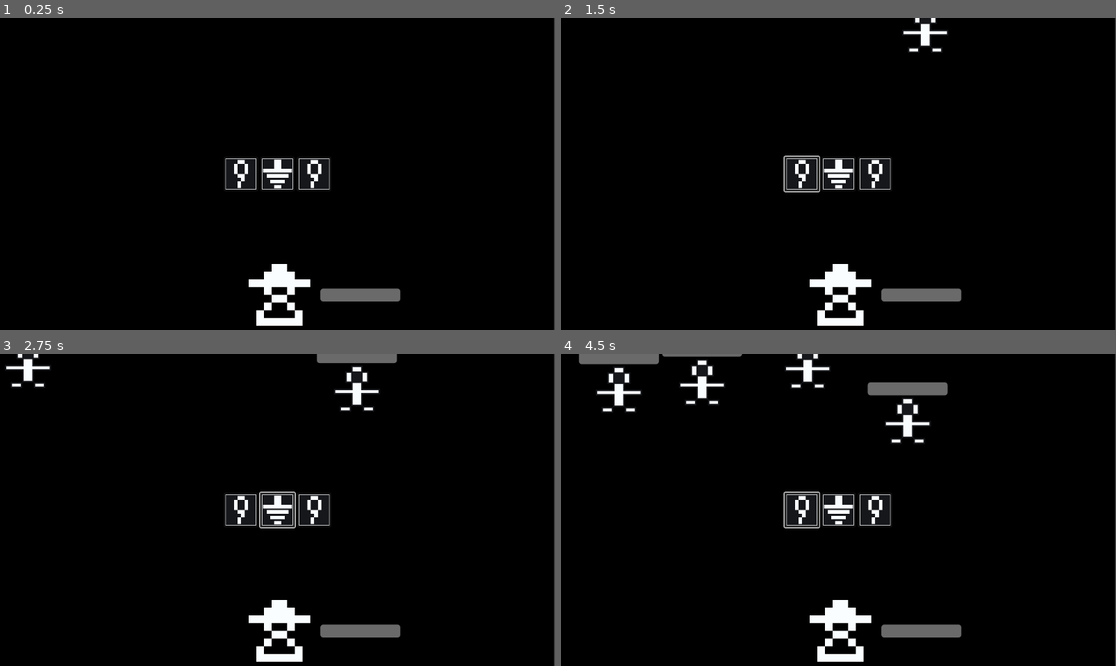
Above: before the commit, frames 1-4 (two rows, left to right).
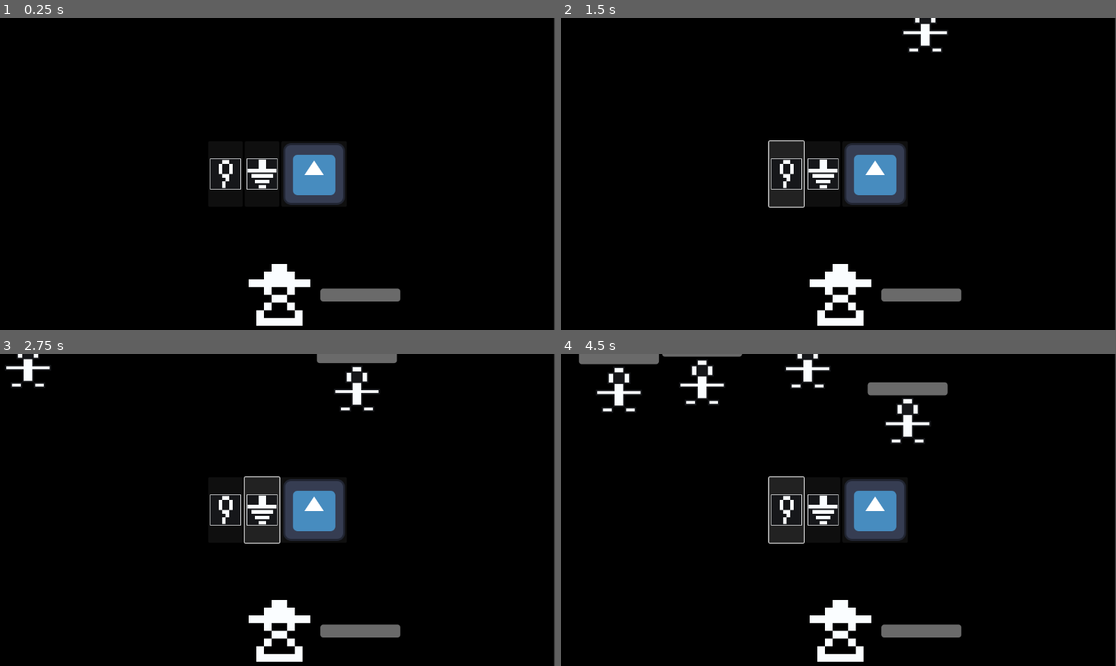
Above: after the commit, the same moments.

Repository: ThomasApplewhite/FIREBALL-Prototype
Game: Godot game, scene res://Source/Utils/dev_scene.tscn
Same seed, same stepped clock (60 frames per second), same inputs: the game is played once before the commit and once after it. The engine's default icon, where the game draws it, is replaced by a stand-in: a white triangle on a blue panel in a dark square.
Inputs (mouse positions are in pixels of both pictures, inside the frame that each line leads up to):
- Up to frame 1 (0.25 s): no input
- Up to frame 2 (1.5 s): click (799, 174) at 0.52 s; click (788, 174) at 1.27 s
- Up to frame 3 (2.75 s): click (277, 510) at 2.02 s
- Up to frame 4 (4.5 s): click (821, 510) at 2.77 s; click (877, 510) at 3.52 s; click (799, 510) at 4.27 s

The runs differ from the first frame. In frame 1, 2.9% of the frame differs, in the area x 37-63%, y 40-60%; in frame 2, 3.7%, in the area x 37-63%, y 39-61%; in frame 3, 3.6%; in frame 4, 3.7%.

Commit message:
FIREBALL Behavior and DamageDealer refactoring

Diff:
--- /dev/null
+++ b/Assets/Spells/SpellData/fireball_spell_data.tres
@@ -0,0 +1,11 @@
+[gd_resource type="Resource" script_class="SpellData" load_steps=4 format=3 uid="uid://c2jqoxy3lnyv7"]
+
+[ext_resource type="Script" path="res://Source/Utils/spell_data.gd" id="1_ajc67"]
+[ext_resource type="PackedScene" uid="uid://bhg4by5ck0naw" path="res://Source/Spells/fireball_spell.tscn" id="1_gae0w"]
+[ext_resource type="Texture2D" uid="uid://bi23ey7rnwkoi" path="res://icon.svg" id="3_ppyse"]
+
+[resource]
+script = ExtResource("1_ajc67")
+spell_name = "FIREBALL"
+spell_icon = ExtResource("3_ppyse")
+packed_spell = ExtResource("1_gae0w")
--- a/Source/Functionality/damage_dealer.gd
+++ b/Source/Functionality/damage_dealer.gd
@@ -5,11 +5,30 @@
 
 var health_node_path = ^"HealthCounter"
 
-func damage_node(node_to_damage : Node2D):
+# damage < 0 = instant kill
+func damage_node_by_amount(node_to_damage : Node2D, damage : float):
+	if !node_to_damage.has_method("get_node"):
+		push_warning("Tried to damage something that isn't a Node")
+		return
+
 	var health = node_to_damage.get_node(health_node_path)
 
 	if health:
+		if damage < 0:
+			damage = health.max_health * 10
+
 		health.decrease_health(damage)
+	else:
+		push_warning("Tried to damage %s, but it has no HealthCounter" % node_to_damage.to_string())
+
+func damage_node(node_to_damage : Node2D):
+	damage_node_by_amount(node_to_damage, damage)
+
+func instant_kill_node(node_to_kill):
+	damage_node_by_amount(node_to_kill, -1)
 
 func _on_damage_triggered(node_to_damage : Node2D):
 	damage_node(node_to_damage)
+
+func _on_instant_kill_triggered(node_to_kill : Node2D):
+	instant_kill_node(node_to_kill)
--- a/Source/SpellProvider/spell_provider.tscn
+++ b/Source/SpellProvider/spell_provider.tscn
@@ -1,12 +1,13 @@
-[gd_scene load_steps=4 format=3 uid="uid://xo43g1fmqpao"]
+[gd_scene load_steps=5 format=3 uid="uid://xo43g1fmqpao"]
 
 [ext_resource type="Script" path="res://Source/SpellProvider/spell_provider.gd" id="1_ryj2y"]
 [ext_resource type="Resource" uid="uid://dedrdyxv5pma6" path="res://Assets/Spells/SpellData/stub_spell_data.tres" id="2_klqqq"]
 [ext_resource type="Resource" uid="uid://c1v47eymax6vh" path="res://Assets/Spells/SpellData/magic_top_spell_data.tres" id="3_p80l2"]
+[ext_resource type="Resource" uid="uid://c2jqoxy3lnyv7" path="res://Assets/Spells/SpellData/fireball_spell_data.tres" id="4_4gxc8"]
 
 [node name="SpellProvider" type="Node"]
 script = ExtResource("1_ryj2y")
-spell_datas = Array[Resource("res://Source/Utils/spell_data.gd")]([ExtResource("2_klqqq"), ExtResource("3_p80l2"), ExtResource("2_klqqq")])
+spell_datas = Array[Resource("res://Source/Utils/spell_data.gd")]([ExtResource("2_klqqq"), ExtResource("3_p80l2"), ExtResource("4_4gxc8")])
 
 [node name="GridContainer" type="GridContainer" parent="."]
 anchors_preset = 8
--- /dev/null
+++ b/Source/Spells/fireball_spell.gd
@@ -0,0 +1,57 @@
+extends Node2D
+
+@export
+var explosion_position_offset : Vector2
+@export_flags_2d_physics
+var fireball_collision_mask
+
+@onready
+var spell_mover = $LinearSpellMover
+@onready
+var damage_dealer = $DamageDealer
+
+var screen_center : Vector2
+var screen_size : Vector2
+var explosion_position : Vector2
+
+# Called when the node enters the scene tree for the first time.
+func _ready():
+	var viewport_rect = get_viewport().get_visible_rect()
+	screen_size = viewport_rect.size
+	screen_center = viewport_rect.position + (screen_size / 2)
+	explosion_position = screen_center + explosion_position_offset
+
+# Called every frame. 'delta' is the elapsed time since the previous frame.
+func _process(delta):
+	var dir_to_center = get_dir_to_explosion_position()
+
+	# checking vector dots is slightly more expensive than checking position,
+	# but it will work even if the spell overshoots the exact position because
+	# of subpixel movement or whatever else.
+	if global_transform.x.dot(dir_to_center) <= 0:
+		kill_all_enemies()
+
+func get_dir_to_explosion_position() -> Vector2:
+	return (explosion_position - global_position).normalized()
+
+func launch():
+	# rotate towards screen center
+	var dir_to_center = get_dir_to_explosion_position()
+	global_transform.x = dir_to_center
+	global_transform.y = dir_to_center.orthogonal()
+
+	spell_mover.launch()
+
+func kill_all_enemies():
+	var space_state = get_world_2d().direct_space_state
+	var query = PhysicsShapeQueryParameters2D.new()
+	query.shape = RectangleShape2D.new()
+	query.shape.set_size(screen_size)
+	query.collision_mask = fireball_collision_mask
+	query.transform = Transform2D(0.0, screen_center)
+
+	for result in space_state.intersect_shape(query):
+		if result.collider:
+			damage_dealer.instant_kill_node(result.collider)
+
+	queue_free()
--- /dev/null
+++ b/Source/Spells/fireball_spell.tscn
@@ -0,0 +1,19 @@
+[gd_scene load_steps=5 format=3 uid="uid://bhg4by5ck0naw"]
+
+[ext_resource type="PackedScene" uid="uid://b4utuabq3jous" path="res://Source/Functionality/damage_dealer.tscn" id="1_32h0n"]
+[ext_resource type="Script" path="res://Source/Spells/fireball_spell.gd" id="1_74lgl"]
+[ext_resource type="Texture2D" uid="uid://bi23ey7rnwkoi" path="res://icon.svg" id="2_aoe14"]
+[ext_resource type="PackedScene" uid="uid://dqq8oe5o5y7cj" path="res://Source/SpellMovers/linear_spell_mover.tscn" id="2_o83ik"]
+
+[node name="FireballSpell" type="Node2D"]
+script = ExtResource("1_74lgl")
+fireball_collision_mask = 2
+
+[node name="Sprite2D" type="Sprite2D" parent="."]
+texture = ExtResource("2_aoe14")
+
+[node name="DamageDealer" parent="." instance=ExtResource("1_32h0n")]
+
+[node name="LinearSpellMover" parent="." node_paths=PackedStringArray("spell_node") instance=ExtResource("2_o83ik")]
+spell_node = NodePath("..")
+spell_speed = 750.0
Not shown, changed: Docs/Home/DevelopmentDocs/GameplayDevelopment.txt
Not shown, changed: Docs/Home/DevelopmentDocs/SpellDevelopmentToDos.txt
